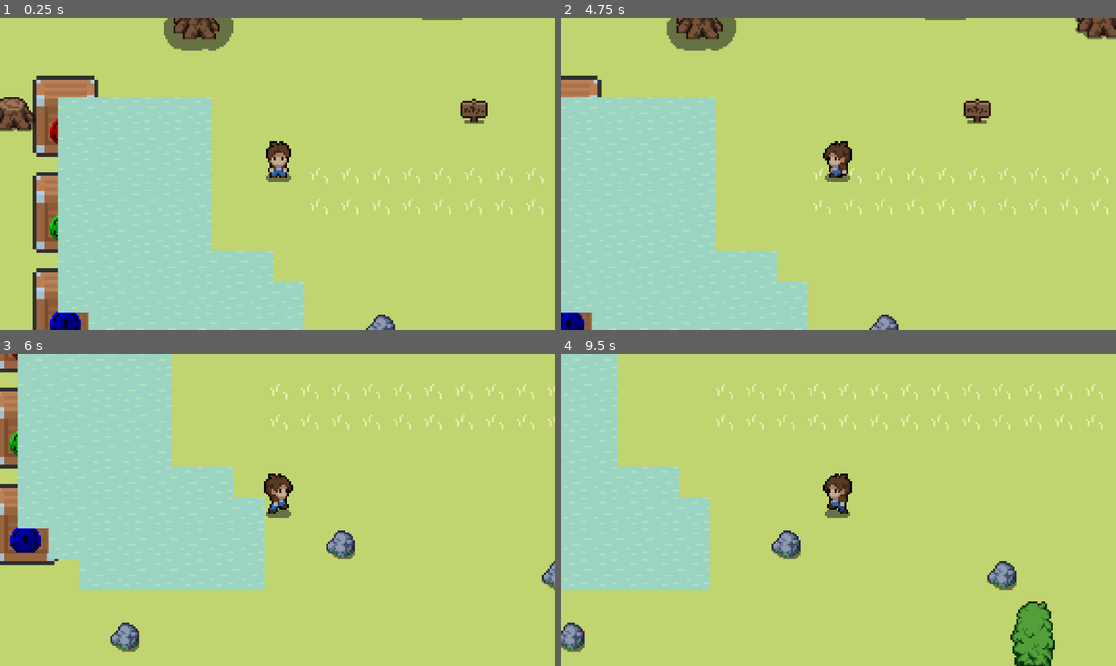
Above: before the commit, frames 1-4 (two rows, left to right).
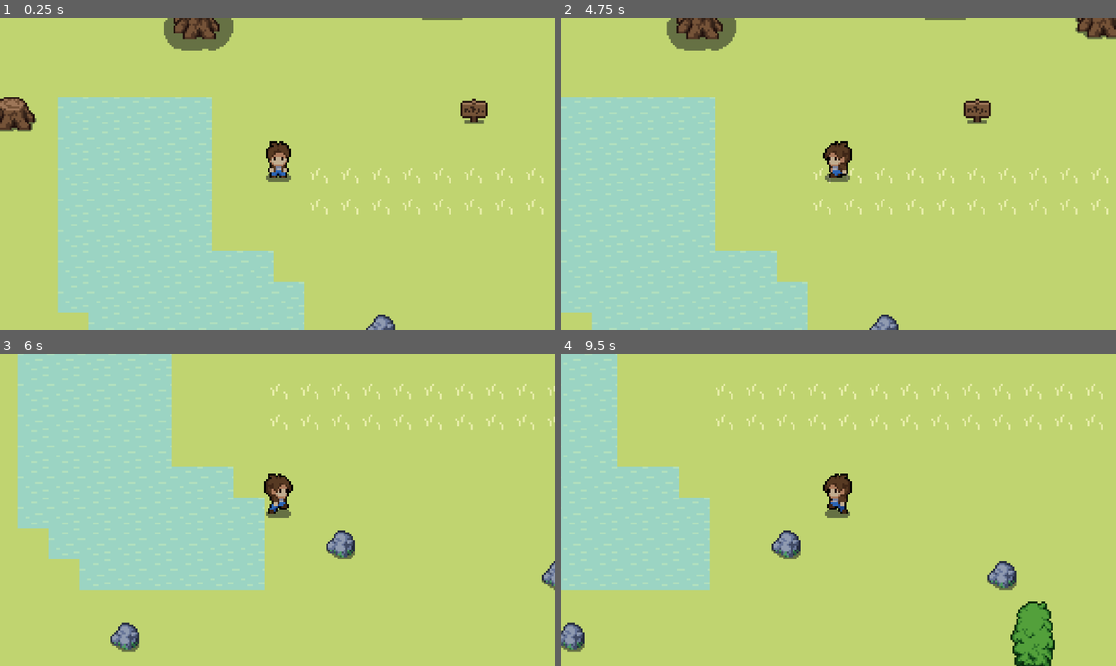
Above: after the commit, the same moments.

Repository: hotung9108/escape-plan
Game: Godot game, scene res://scenes/maps/map_01.tscn
Same seed, same stepped clock (60 frames per second), same inputs: the game is played once before the commit and once after it. The engine's default icon, where the game draws it, is replaced by a stand-in: a white triangle on a blue panel in a dark square.
Inputs:
- Up to frame 1 (0.25 s): no input
- Up to frame 2 (4.75 s): tap Enter at 0.5 s; hold Right (ui_right) 0.53-1.28 s; hold Down (ui_down) 1.28-2.03 s; hold Right (ui_right) 2.03-2.78 s; hold Up (ui_up) 2.78-3.53 s; hold Left (ui_left) from 3.53 s (still down)
- Up to frame 3 (6 s): release Left (ui_left) at 5.03 s; hold Down (ui_down) 5.03-5.78 s; hold Right (ui_right) from 5.78 s (still down)
- Up to frame 4 (9.5 s): release Right (ui_right) at 6.53 s; hold Up (ui_up) 6.53-7.28 s; hold Right (ui_right) 7.28-8.03 s; hold Down (ui_down) 8.03-8.78 s; hold Left (ui_left) from 8.78 s (still down)

The runs differ from the first frame. In frame 1, 4.1% of the frame differs, in the area x 5-18%, y 18-100%; in frame 2, 0.8%; in frame 3, 2.6%; in frame 4, less than 0.1%.

Commit message:
add: Mission develop;

Diff:
--- a/scenes/develop/mission_develop.tscn
+++ b/scenes/develop/mission_develop.tscn
@@ -8,10 +8,10 @@
 
 [node name="Player" parent="." instance=ExtResource("1_n4jd4")]
 y_sort_enabled = true
+position = Vector2(0, 1)
 
 [node name="MissionSystem" parent="." node_paths=PackedStringArray("rescuse_point") instance=ExtResource("2_7l3pc")]
 rescuse_point = NodePath("../RescusePoint")
-maxPickUpPrisonnerNumber = 1
 
 [node name="RescusePoint" parent="." instance=ExtResource("3_kbsa5")]
 position = Vector2(55, 0)
--- /dev/null
+++ b/scenes/enemy/enemy_develop.tscn
@@ -0,0 +1,36 @@
+[gd_scene load_steps=4 format=3 uid="uid://73iql2w1b728"]
+
+[ext_resource type="PackedScene" uid="uid://d0op85h1k8gvl" path="res://scenes/characters/player.tscn" id="1_ygwrf"]
+[ext_resource type="Script" uid="uid://ygw46gcaajm6" path="res://scripts/enemy/path_system.gd" id="2_newos"]
+[ext_resource type="PackedScene" uid="uid://c7m174thiut6q" path="res://scenes/enemy/point.tscn" id="3_ygwrf"]
+
+[node name="enemy_develop" type="Node2D"]
+
+[node name="Player" parent="." instance=ExtResource("1_ygwrf")]
+
+[node name="PathSystem" type="Node2D" parent="."]
+script = ExtResource("2_newos")
+
+[node name="Point" parent="PathSystem" node_paths=PackedStringArray("relativeNodes") instance=ExtResource("3_ygwrf")]
+position = Vector2(59, 0)
+relativeNodes = [NodePath("../Point2")]
+
+[node name="Point2" parent="PathSystem" node_paths=PackedStringArray("relativeNodes") instance=ExtResource("3_ygwrf")]
+position = Vector2(57, 85)
+relativeNodes = [NodePath("../Point3"), NodePath("../Point4"), NodePath("../Point")]
+
+[node name="Point3" parent="PathSystem" node_paths=PackedStringArray("relativeNodes") instance=ExtResource("3_ygwrf")]
+position = Vector2(173, 84)
+relativeNodes = [NodePath("../Point2")]
+
+[node name="Point4" parent="PathSystem" node_paths=PackedStringArray("relativeNodes") instance=ExtResource("3_ygwrf")]
+position = Vector2(57, 167)
+relativeNodes = [NodePath("../Point2"), NodePath("../Point5")]
+
+[node name="Point5" parent="PathSystem" node_paths=PackedStringArray("relativeNodes") instance=ExtResource("3_ygwrf")]
+position = Vector2(57, 234)
+relativeNodes = [NodePath("../Point4"), NodePath("../Point6")]
+
+[node name="Point6" parent="PathSystem" node_paths=PackedStringArray("relativeNodes") instance=ExtResource("3_ygwrf")]
+position = Vector2(170, 231)
+relativeNodes = [NodePath("../Point5")]
--- /dev/null
+++ b/scenes/enemy/point.tscn
@@ -0,0 +1,14 @@
+[gd_scene load_steps=3 format=3 uid="uid://c7m174thiut6q"]
+
+[ext_resource type="Script" uid="uid://f1bf45brsr68" path="res://scripts/enemy/point_data.gd" id="1_ww3n8"]
+[ext_resource type="Texture2D" uid="uid://bkgco0o5ba8t7" path="res://assets/icon.svg" id="2_fisnv"]
+
+[node name="Point" type="Node2D" node_paths=PackedStringArray("relativeNodes")]
+z_index = -1
+script = ExtResource("1_ww3n8")
+relativeNodes = [NodePath("")]
+metadata/_edit_group_ = true
+
+[node name="Sprite2D" type="Sprite2D" parent="."]
+scale = Vector2(0.2, 0.2)
+texture = ExtResource("2_fisnv")
--- a/scenes/mission/rescuse_point.tscn
+++ b/scenes/mission/rescuse_point.tscn
@@ -6,6 +6,7 @@
 
 [node name="RescusePoint" type="Area2D" groups=["Spawn"]]
 z_index = -2
+metadata/_edit_group_ = true
 
 [node name="Sprite2D" type="Sprite2D" parent="."]
 scale = Vector2(0.25, 0.25)
--- /dev/null
+++ b/scripts/enemy/path_system.gd
@@ -0,0 +1,57 @@
+extends Node
+class_name PathSystem
+
+#Config
+static var maxChildGeneration: int = 6
+
+# Dependencies
+@export var player: Node2D
+
+# Attributes
+@export var nodes: Array[Node2D] = []
+
+# Runtime
+var playerRelatedPoints: Array[Node2D] = []
+var playerNeareastPoint: Node2D
+var canCalculate: bool = false
+
+func _ready() -> void:
+	reset_player_related_points()
+	player = get_tree().get_first_node_in_group("Player")
+	canCalculate = true
+	calculate_relative_points_vertex_weight()
+
+func _process(delta: float):
+	calculate_relative_points_vertex_weight()
+
+func find_nearest_node() -> Node2D:
+	if nodes.is_empty() or not player:
+		return null
+	var nearest_node: Node2D = nodes[0]
+	var min_distance_squared := player.position.distance_squared_to(nearest_node.position)
+	for i in range(1, nodes.size()):
+		var distance_squared := player.position.distance_squared_to(nodes[i].position)
+		if distance_squared < min_distance_squared:
+			min_distance_squared = distance_squared
+			nearest_node = nodes[i]
+	return nearest_node
+
+func calculate_relative_points_vertex_weight():
+	if !canCalculate: return
+
+	var newNeareastPoint = find_nearest_node()
+
+	if newNeareastPoint == null: return
+
+	if newNeareastPoint == playerNeareastPoint: return
+
+	playerNeareastPoint = newNeareastPoint
+	await reset_player_related_points()
+
+	playerNeareastPoint.set_vertex_weight(0, null)
+
+func reset_player_related_points():
+	for p in playerRelatedPoints:
+		p.reset_node()
+
+	playerRelatedPoints.clear()
--- /dev/null
+++ b/scripts/enemy/point_data.gd
@@ -0,0 +1,26 @@
+extends Node2D
+
+@export var relativeNodes: Array[Node2D] = []
+
+var vertexWeight: int
+
+func _ready():
+	get_parent().nodes.append(self)
+	print(get_parent().nodes)
+
+func set_vertex_weight(value: int, parent: Node2D):
+	vertexWeight = value
+	modulate = Color(1.0, 1.0, 1.0, 1.0 - (0.2 * value))
+
+	get_parent().playerRelatedPoints.append(self)
+
+	if value == PathSystem.maxChildGeneration: return
+
+	for r in relativeNodes:
+		if r == parent and parent != null:
+			continue
+		r.set_vertex_weight(value + 1, self)
+
+func reset_node():
+	vertexWeight = PathSystem.maxChildGeneration + 1
+	modulate = Color.CRIMSON
--- a/scripts/mission/MissionSystem.gd
+++ b/scripts/mission/MissionSystem.gd
@@ -1,13 +1,12 @@
 extends Node
 
 # Dependencies
-@export var player: Node2D
 @export var rescuse_point: Area2D
 
 # Attributes
 @export var missionObjects: Array[mission_object] = []
 @export var rescusePosition: Vector2
-@export var maxPickUpPrisonnerNumber: int
+@export var maxPickUpPrisonnerNumber: int = 1
 
 # Resources
 var keyObject = preload("res://scenes/mission/key_object.tscn")
@@ -20,7 +19,7 @@
 var pickUpPrisonners: Array[Node2D] = []
 var rescusePrisonnerNumber: int = 0
 
-func _ready():
+func _setup():
 	if rescuse_point == null:
 		rescuse_point = rescusePointObject.instantiate()
 		rescuse_point.position = rescusePosition
Not shown, added: scripts/enemy/path_system.gd.uid
Not shown, added: scripts/enemy/point_data.gd.uid
